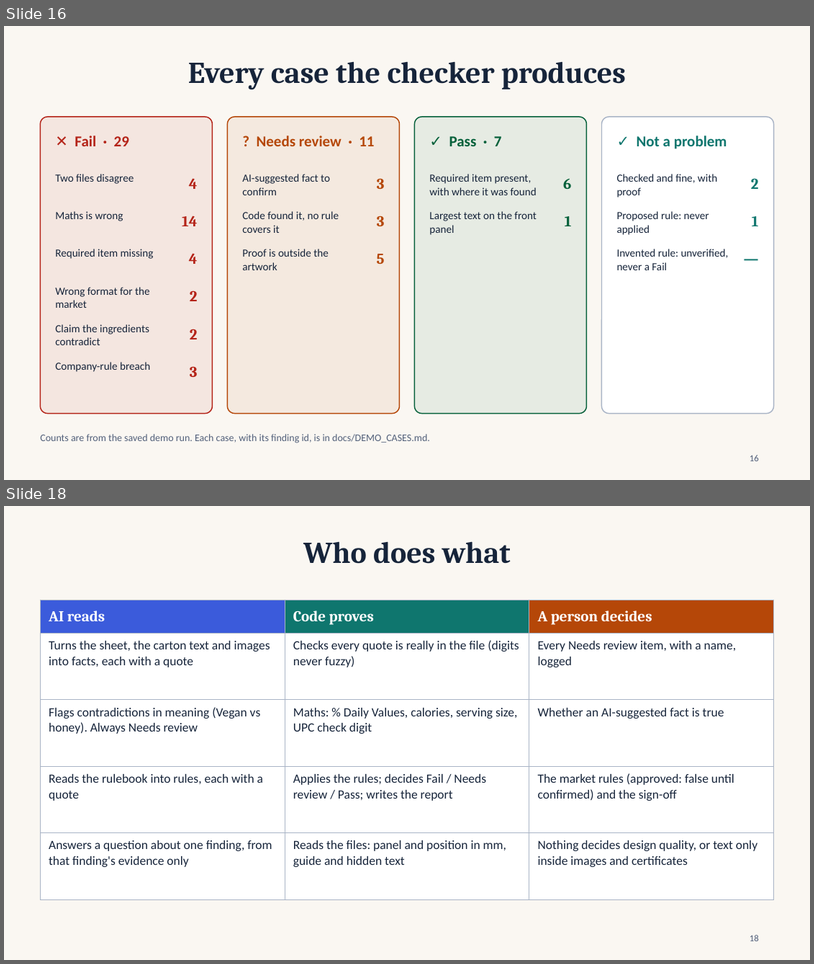
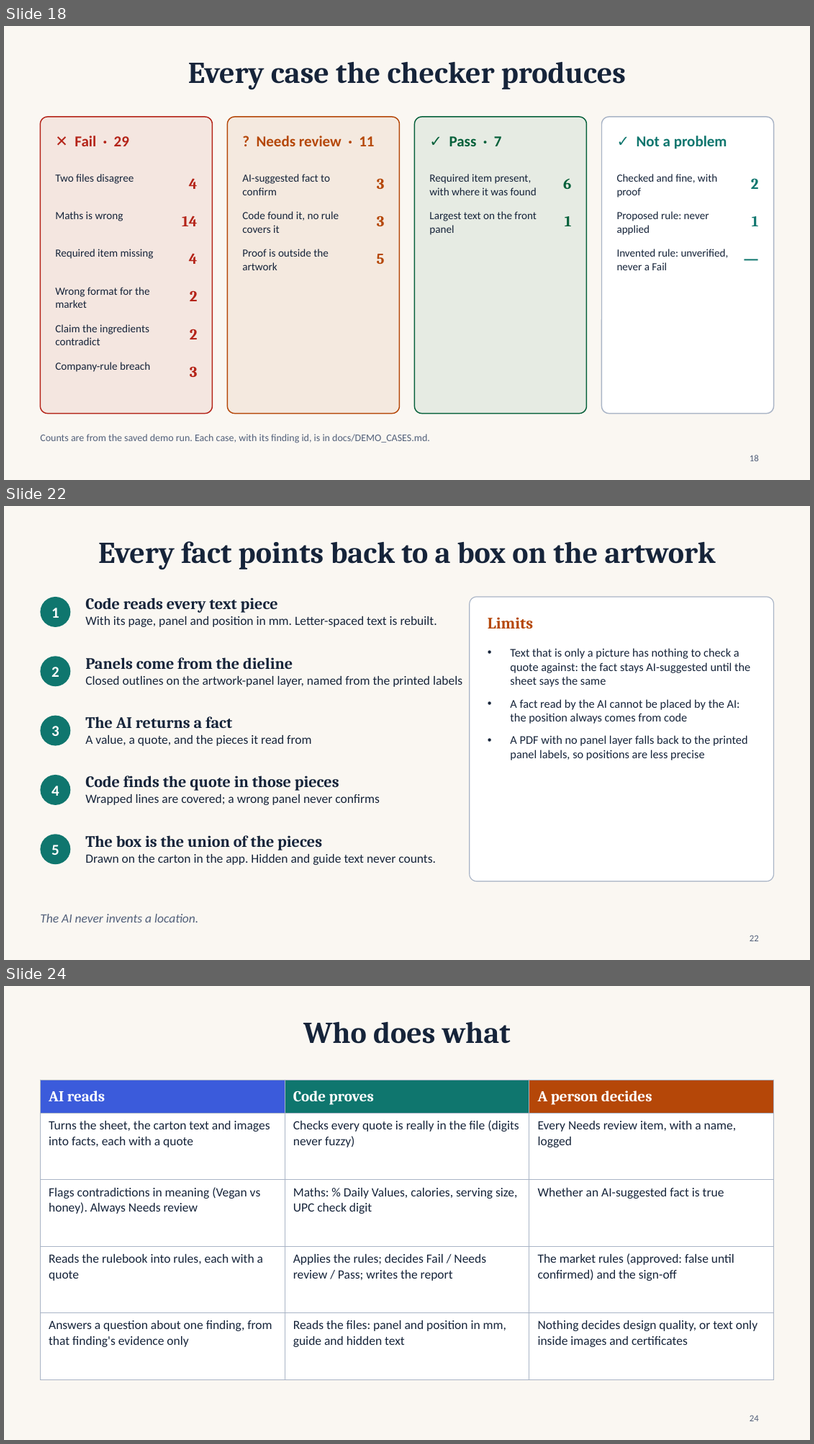
Before and after one commit to sogalabhi/esko, a slide deck: docs/deck/BriefForge.pptx. Shown one above the other, each under a label of ours: slides 16 and 18 before the commit, slides 18, 22 and 24 after it; the slides between them are not shown. The pictures are 814x964 and 814x1444 pixels, drawn with LibreOffice and Linux fonts; fonts in the diff are those of the drawing. Boxes give left, top, right and bottom in pixels: in the first picture for what was removed or moved away, otherwise in the second. Text is boxed around its words. In the diff, an @@ line names an element or a change of style, - is before the commit and + after.

```diff
--- a/docs/deck/BriefForge.pptx
+++ b/docs/deck/BriefForge.pptx
@@ slide 22 added at box(4, 506, 810, 960), background #FAF7F2 @@
@@ title added at box(98, 541, 716, 570), 36 pt, text #16243A, bold @@
+Every fact points back to a box on the artwork
@@ ellipse added at box(40, 597, 70, 627), fill #0F766E @@
@@ text added at box(52, 608, 59, 618), 18 pt, text #FFFFFF, bold @@
+1
@@ text added at box(85, 597, 437, 627), 15 pt, text #16243A @@
+Code reads every text piece
+With its page, panel and position in mm. Letter-spaced text is rebuilt.
@@ rounded rectangle added at box(470, 597, 774, 881), fill #FFFFFF, outline #A9B4C6 1 pt @@
@@ text added at box(488, 617, 533, 628), 19 pt, text #B54708, bold @@
+Limits
@@ ellipse added at box(40, 656, 70, 686), fill #0F766E @@
@@ text added at box(510, 648, 751, 760), 14 pt, text #16243A @@
+• Text that is only a picture has nothing to check a quote against: the fact stays AI-suggested until the sheet says the same
+• A fact read by the AI cannot be placed by the AI: the position always comes from code
+• A PDF with no panel layer falls back to the printed panel labels, so positions are less precise
@@ text added at box(52, 667, 59, 677), 18 pt, text #FFFFFF, bold @@
+2
@@ text added at box(85, 657, 463, 687), 15 pt, text #16243A @@
+Panels come from the dieline
+Closed outlines on the artwork-panel layer, named from the printed labels
@@ ellipse added at box(40, 716, 70, 746), fill #0F766E @@
@@ text added at box(85, 716, 311, 746), 15 pt, text #16243A @@
+The AI returns a fact
+A value, a quote, and the pieces it read from
@@ text added at box(52, 726, 59, 736), 18 pt, text #FFFFFF, bold @@
+3
@@ ellipse added at box(40, 775, 70, 805), fill #0F766E @@
@@ text added at box(52, 785, 59, 795), 18 pt, text #FFFFFF, bold @@
+4
@@ text added at box(85, 775, 380, 805), 15 pt, text #16243A @@
+Code finds the quote in those pieces
+Wrapped lines are covered; a wrong panel never confirms
@@ ellipse added at box(40, 834, 70, 864), fill #0F766E @@
@@ text added at box(52, 844, 59, 854), 18 pt, text #FFFFFF, bold @@
+5
@@ text added at box(85, 835, 436, 865), 15 pt, text #16243A @@
+The box is the union of the pieces
+Drawn on the carton in the app. Hidden and guide text never counts.
@@ text added at box(40, 914, 198, 922), 15 pt, text #52607A, italic @@
+The AI never invents a location.
@@ page number added at box(750, 934, 759, 941), 11 pt, text #52607A @@
+22
@@ what was slide 16 is now slide 18 @@
@@ what was slide 18 is now slide 24 @@
@@ page number at box(750, 1414, 759, 1421): text changed @@
-18
+24
```
Also in this commit, not shown: 3 slides changed, 5 other slides added, 6 other files.
